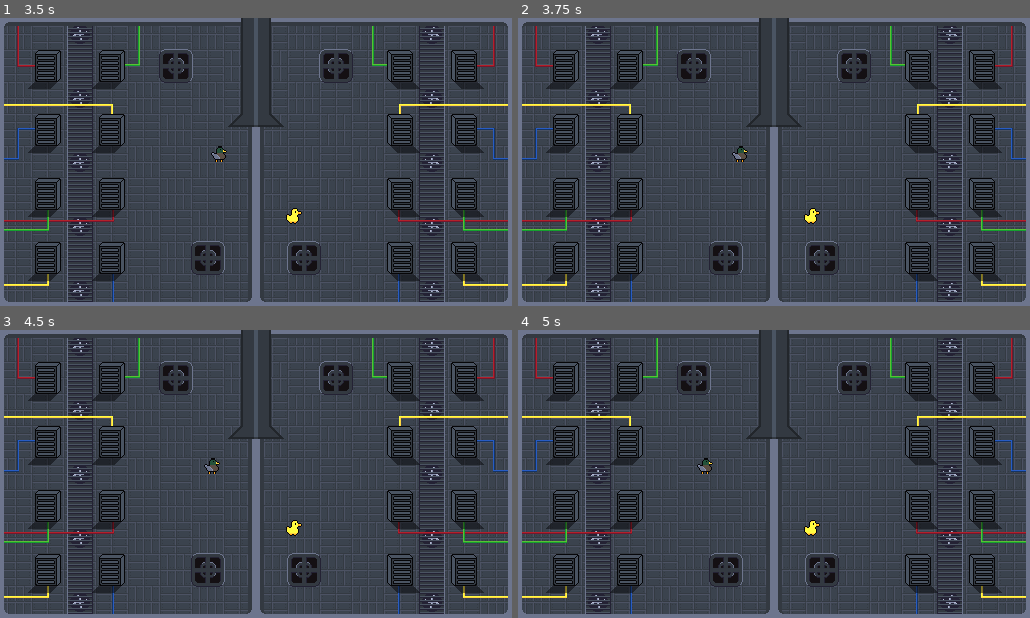
Above: before the commit, frames 1-4 (two rows, left to right).
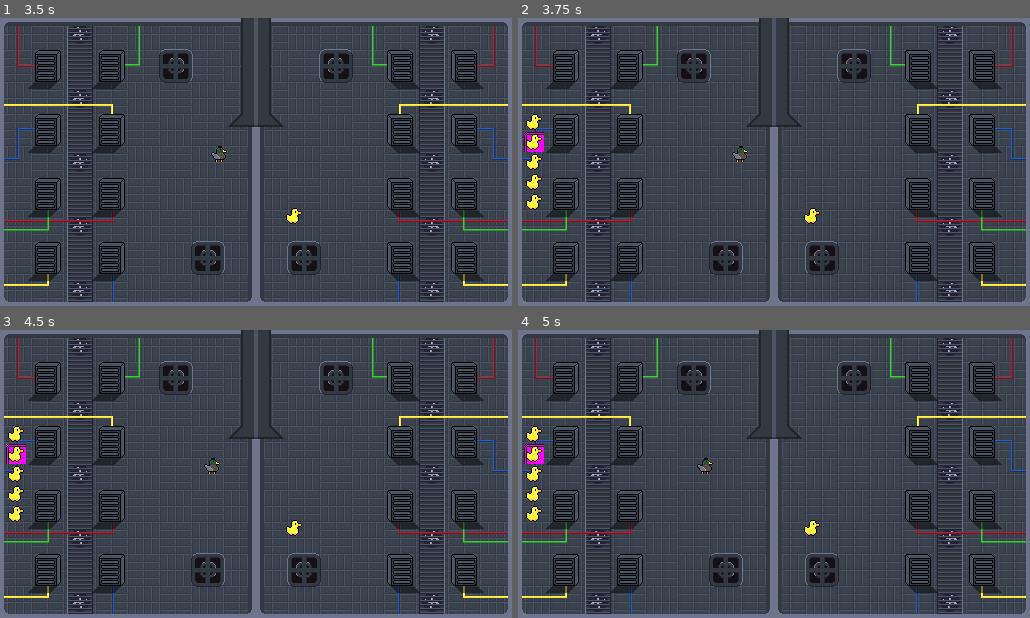
Above: after the commit, the same moments.

Repository: Joinsider/HetznerGamejam2025
Game: Godot game, scene res://scene/GameOver.tscn
Same seed, same stepped clock (60 frames per second), same inputs: the game is played once before the commit and once after it.
Inputs:
- Up to frame 1 (3.5 s): click "Restart Game" at 0.5 s; tap Enter at 1.25 s; hold D (player0_right) 1.28-2.03 s; tap E (player0_interact) at 1.35, 2.85 s; hold S (player0_down) 2.03-2.78 s; tap Ctrl (player1_interact) at 2.1 s; hold D (player0_right) from 2.78 s (still down)
- Up to frame 2 (3.75 s): release D (player0_right) at 3.53 s; hold Q (player0_upgrade, bound only after the commit) from 3.53 s (still down); tap Ctrl (player1_interact) at 3.6 s
- Up to frame 3 (4.5 s): tap Space at 4.25 s; release Q (player0_upgrade, bound only after the commit) at 4.28 s; hold A (player0_left) from 4.28 s (still down); tap E (player0_interact) at 4.35 s
- Up to frame 4 (5 s): keep holding A (player0_left)

Frame 1 is identical in both runs. In frame 2, 0.7% of the frame differs, in the area x 1-6%, y 33-67%; in frame 3, 0.7%; in frame 4, 0.7%.

Commit message:
added input events

Diff:
--- a/project.godot
+++ b/project.godot
@@ -85,6 +85,16 @@
 "events": [Object(InputEventKey,"resource_local_to_scene":false,"resource_name":"","device":-1,"window_id":0,"alt_press …(195 unchanged characters)…
 ]
 }
+player0_upgrade={
+"deadzone": 0.2,
+"events": [Object(InputEventKey,"resource_local_to_scene":false,"resource_name":"","device":-1,"window_id":0,"alt_pressed":false,"shift_pressed":false,"ctrl_pressed":false,"meta_pressed":false,"pressed":false,"keycode":0,"physical_keycode":81,"key_label":0,"unicode":113,"location":0,"echo":false,"script":null)
+]
+}
+player1_upgrade={
+"deadzone": 0.2,
+"events": [Object(InputEventKey,"resource_local_to_scene":false,"resource_name":"","device":-1,"window_id":0,"alt_pressed":false,"shift_pressed":false,"ctrl_pressed":false,"meta_pressed":false,"pressed":false,"keycode":0,"physical_keycode":4194325,"key_label":0,"unicode":0,"location":0,"echo":false,"script":null)
+]
+}
 
 [rendering]
 
--- a/scene/main.tscn
+++ b/scene/main.tscn
@@ -1,8 +1,9 @@
-[gd_scene load_steps=9 format=3 uid="uid://dlnqtwcysd5c7"]
+[gd_scene load_steps=10 format=3 uid="uid://dlnqtwcysd5c7"]
 
 [ext_resource type="PackedScene" uid="uid://cr6pmkx3fod6e" path="res://scene/player.tscn" id="2_v0l8b"]
 [ext_resource type="Texture2D" uid="uid://8pyutmsfoh6e" path="res://sprites/Background.png" id="2_wp4xf"]
 [ext_resource type="PackedScene" uid="uid://610r2hnyq8u4" path="res://scene/machine/server.tscn" id="3_wp4xf"]
+[ext_resource type="PackedScene" uid="uid://dg0yn7o4j1jg4" path="res://scene/selectMenu.tscn" id="4_brvut"]
 
 [sub_resource type="RectangleShape2D" id="RectangleShape2D_wp4xf"]
 size = Vector2(512, 100)
@@ -147,3 +148,10 @@
 position = Vector2(-50, 144)
 shape = SubResource("RectangleShape2D_4j5ol")
 debug_color = Color(0.870619, 0.000497287, 0.848461, 0.42)
+
+[node name="SelectMenu" parent="." instance=ExtResource("4_brvut")]
+position = Vector2(16, 104)
+
+[node name="SelectMenu2" parent="." instance=ExtResource("4_brvut")]
+position = Vector2(496, 104)
+Player = 1
--- a/scripts/player.gd
+++ b/scripts/player.gd
@@ -45,7 +45,7 @@
 	if direction_y:
 		velocity.y = direction_y * SPEED
 	else:
-		velocity.y = move_toward(velocity.x, 0, SPEED)
+		velocity.y = move_toward(velocity.y, 0, SPEED)
 
 
 	move_and_slide()
